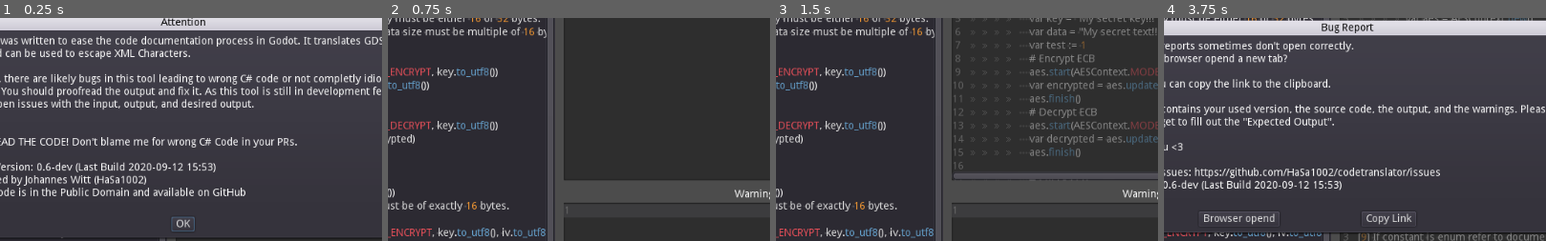
Above: before the commit, frames 1-4 (left to right).
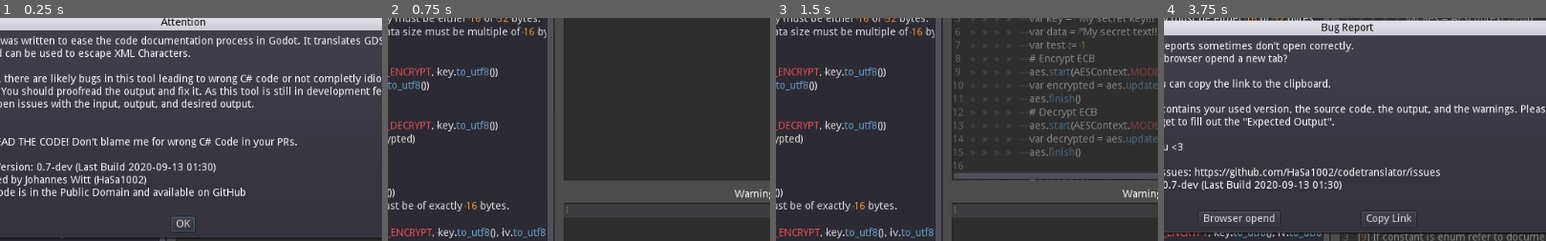
Above: after the commit, the same moments.

Repository: HaSa1002/codetranslator
Game: Godot game, scene res://Translator.tscn
Two runs of this game, one before a commit and one after it. Both use one fixed random seed, a clock stepped at 60 frames per second and the inputs below.
Inputs:
- Up to frame 1 (0.25 s): no input
- Up to frame 2 (0.75 s): click "OK" at 0.5 s
- Up to frame 3 (1.5 s): click "Escape XML" at 1.25 s
- Up to frame 4 (3.75 s): click "Output C#" at 2 s; click "Regenerate" at 2.75 s; click "Report Bug" at 3.5 s
The pictures show only the part of the screen within x 26-76%, y 24-74%; the shares and areas given below are measured in that part.

The runs differ from the first frame. In frame 1, 0.2% of the frame differs, in the area x 12-56%, y 64-69%; in frame 2, nothing differs; in frame 3, nothing differs; in frame 4, 0.2%, in the area x 2-46%, y 73-77%.

Commit message:
Bumb version to 0.7-dev

Diff:
--- a/Translator.gd
+++ b/Translator.gd
@@ -9,7 +9,7 @@
 
 
 const GITHUB_URL = "https://github.com/HaSa1002/codetranslator/"
-const VERSION = "0.6-dev (Last Build 2020-09-12 15:53)"
+const VERSION = "0.7-dev (Last Build 2020-09-13 01:30)"
 
 
 ## Contains virtual functions that are automatically parsed as such
